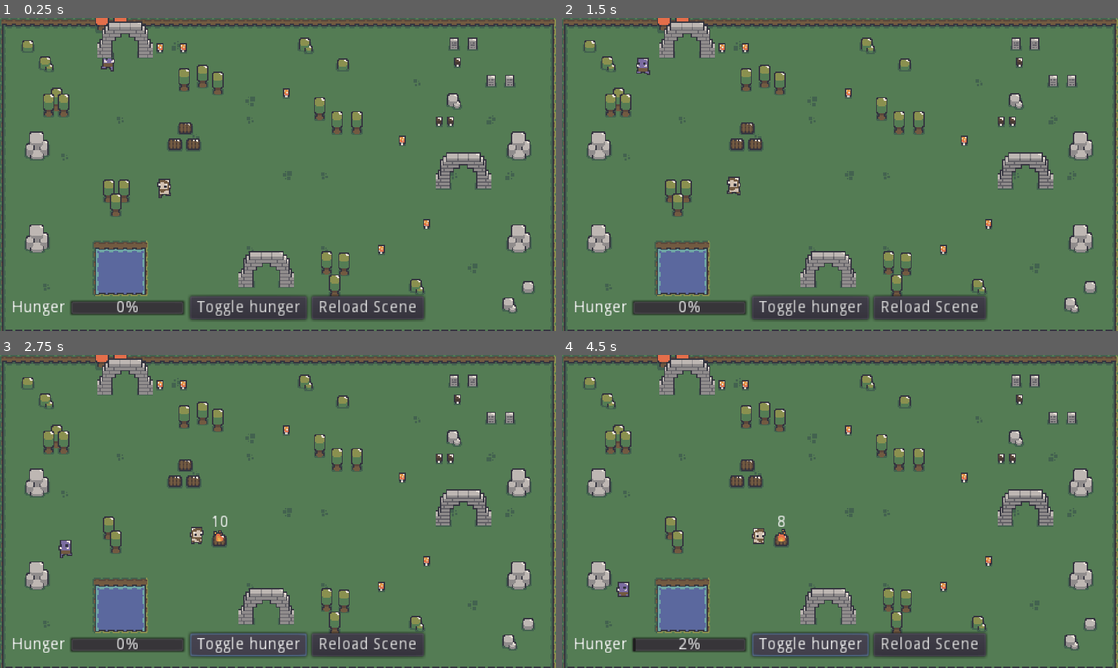
Above: before the commit, frames 1-4 (two rows, left to right).
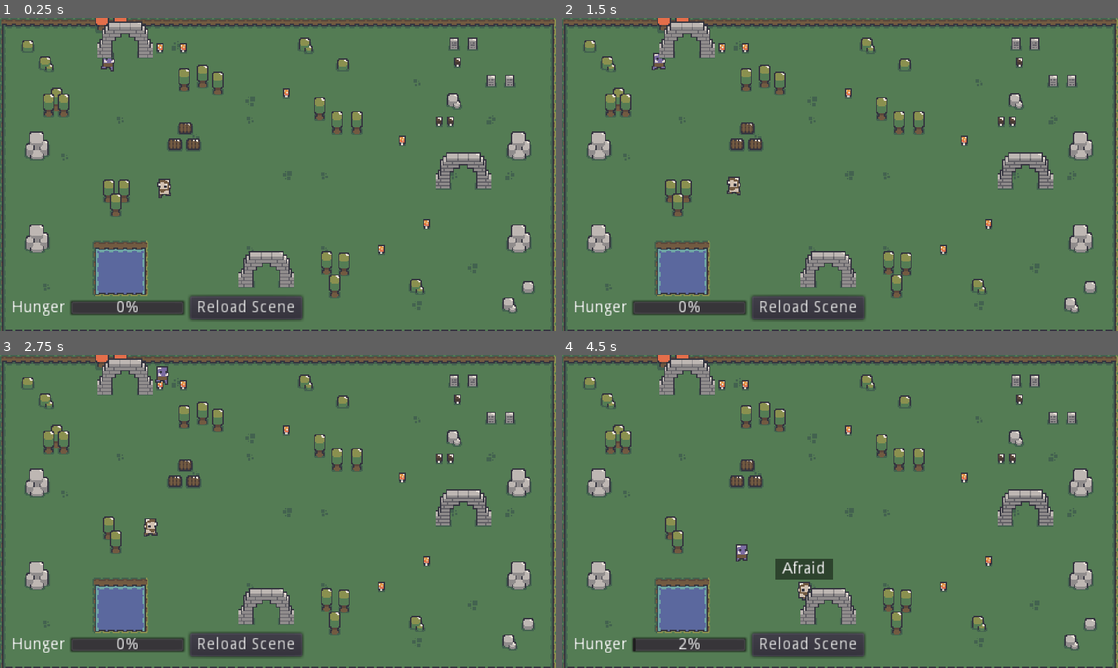
Above: after the commit, the same moments.

Repository: viniciusgerevini/godot-goap
Game: Godot game, scene res://scenes/main.tscn
Two runs of this game, one before a commit and one after it. Both use one fixed random seed, a clock stepped at 60 frames per second and the inputs below.
Inputs (mouse positions are in pixels of both pictures, inside the frame that each line leads up to):
- Up to frame 1 (0.25 s): no input
- Up to frame 2 (1.5 s): click (812, 309) at 0.5 s, where only the run before the commit has a clickable "Toggle hunger"; click "Reload Scene" at 1.25 s
- Up to frame 3 (2.75 s): click (250, 646) at 2 s, where only the run before the commit has a clickable "Toggle hunger"
- Up to frame 4 (4.5 s): click (812, 646) at 2.75 s, where only the run before the commit has a clickable "Toggle hunger"

The runs differ from the first frame. In frame 1, 2.1% of the frame differs, in the area x 35-77%, y 88-97%; in frame 2, 2.3%; in frame 3, 3.0%; in frame 4, 3.6%, in the area x 9-77%, y 51-97%.

Commit message:
calm down logic and labels

Diff:
--- a/goap/actions/calm_down.gd
+++ b/goap/actions/calm_down.gd
@@ -11,12 +11,16 @@
 
 
 func get_preconditions() -> Dictionary:
-  return {}
+  return {
+    "protected": true
+  }
 
 
 func get_effects() -> Dictionary:
-  return {}
+  return {
+    "is_frightened": false
+  }
 
 
 func perform(actor, delta) -> bool:
-  return false
+  return actor.calm_down()
--- a/goap/actions/find_cover.gd
+++ b/goap/actions/find_cover.gd
@@ -15,8 +15,33 @@
 
 
 func get_effects() -> Dictionary:
-  return {}
+  return {
+    "protected": true
+  }
 
 
 func perform(actor, delta) -> bool:
+  var closest_cover = _get_closest_cover(actor)
+
+  if closest_cover == null:
+    return false
+
+  if closest_cover.position.distance_to(actor.position) < 1:
+    return true
+
+  actor.move_to(actor.position.direction_to(closest_cover.position), delta)
   return false
+
+
+func _get_closest_cover(actor):
+  var covers = WorldState.get_elements("cover")
+  var closest_cover
+  var closest_distance = 10000000
+
+  for cover in covers:
+    var distance = actor.position.distance_to(cover.position)
+    if  distance < closest_distance:
+      closest_distance = distance
+      closest_cover = cover
+
+  return closest_cover
--- a/scenes/main.gd
+++ b/scenes/main.gd
@@ -12,13 +12,6 @@
   WorldState.set_state("hunger", _hunger_field.value)
 
 
-func _on_toggle_hunger_pressed():
-  if $hunger_timer.is_stopped():
-    $hunger_timer.start()
-  else:
-    $hunger_timer.stop()
-
-
 func _on_reload_pressed():
   WorldState.clear_state()
   self.get_tree().reload_current_scene()
--- a/scenes/main.tscn
+++ b/scenes/main.tscn
@@ -553,15 +553,9 @@
 rect_min_size = Vector2( 100, 0 )
 size_flags_vertical = 4
 
-[node name="toggle_hunger" type="Button" parent="HUD/VBoxContainer/MarginContainer/HBoxContainer"]
+[node name="reload" type="Button" parent="HUD/VBoxContainer/MarginContainer/HBoxContainer"]
 margin_left = 154.0
-margin_right = 255.0
-margin_bottom = 20.0
-text = "Toggle hunger"
-
-[node name="reload" type="Button" parent="HUD/VBoxContainer/MarginContainer/HBoxContainer"]
-margin_left = 259.0
-margin_right = 356.0
+margin_right = 251.0
 margin_bottom = 20.0
 text = "Reload Scene"
 
@@ -580,5 +574,4 @@
 position = Vector2( 189.468, 165.449 )
 
 [connection signal="timeout" from="hunger_timer" to="." method="_on_hanger_timer_timeout"]
-[connection signal="pressed" from="HUD/VBoxContainer/MarginContainer/HBoxContainer/toggle_hunger" to="." method="_on_toggle_hunger_pressed"]
 [connection signal="pressed" from="HUD/VBoxContainer/MarginContainer/HBoxContainer/reload" to="." method="_on_reload_pressed"]
--- a/scenes/satyr.gd
+++ b/scenes/satyr.gd
@@ -15,6 +15,9 @@
 
 
 func _process(delta):
+  $labels/afraid_label.visible = WorldState.get_state("is_frightened", false)
+  $labels/hungry_label.visible = WorldState.get_state("hunger", 0) >= 50
+
   if not is_moving:
     $body.play("idle")
   is_moving = false
@@ -37,7 +40,6 @@
     return
 
   $body.flip_h = false
-  $RayCast2D.cast_to *= -1
 
 
 func turn_left():
@@ -45,8 +47,26 @@
     return
 
   $body.flip_h = true
-  $RayCast2D.cast_to *= -1
 
 
 func chop_tree(tree):
   return tree.chop()
+
+
+func calm_down():
+  if WorldState.get_state("is_frightened") == false:
+    return true
+
+  if $calm_down_timer.is_stopped():
+    $calm_down_timer.start()
+
+  return false
+
+
+func _on_detection_radius_body_entered(body):
+  if body.is_in_group("troll"):
+    WorldState.set_state("is_frightened", true)
+
+
+func _on_calm_down_timer_timeout():
+  WorldState.set_state("is_frightened", false)
--- a/scenes/satyr.tscn
+++ b/scenes/satyr.tscn
@@ -72,6 +72,16 @@
 [sub_resource type="RectangleShape2D" id=14]
 extents = Vector2( 5.08686, 7.07948 )
 
+[sub_resource type="CircleShape2D" id=15]
+radius = 54.6939
+
+[sub_resource type="StyleBoxFlat" id=16]
+content_margin_left = 2.0
+content_margin_right = 3.0
+content_margin_top = 2.0
+content_margin_bottom = 2.0
+bg_color = Color( 0, 0, 0, 0.462745 )
+
 [node name="satyr" type="KinematicBody2D"]
 script = ExtResource( 2 )
 
@@ -79,15 +89,60 @@
 position = Vector2( 0, -12 )
 frames = SubResource( 13 )
 animation = "idle"
-frame = 1
 playing = true
 
 [node name="CollisionShape2D" type="CollisionShape2D" parent="."]
 position = Vector2( 0, -7 )
 shape = SubResource( 14 )
 
-[node name="RayCast2D" type="RayCast2D" parent="."]
+[node name="detection_radius" type="Area2D" parent="."]
 position = Vector2( 0, -7 )
-enabled = true
-cast_to = Vector2( 10, 0 )
-collision_mask = 6
+collision_mask = 2
+
+[node name="CollisionShape2D" type="CollisionShape2D" parent="detection_radius"]
+shape = SubResource( 15 )
+
+[node name="calm_down_timer" type="Timer" parent="."]
+wait_time = 5.0
+one_shot = true
+
+[node name="labels" type="VBoxContainer" parent="."]
+margin_left = -25.0
+margin_top = -58.0
+margin_right = 25.0
+margin_bottom = -18.0
+grow_horizontal = 0
+grow_vertical = 0
+rect_min_size = Vector2( 50, 40 )
+custom_constants/separation = 2
+alignment = 2
+__meta__ = {
+"_edit_use_anchors_": false
+}
+
+[node name="hungry_label" type="Label" parent="labels"]
+visible = false
+margin_top = 2.0
+margin_right = 50.0
+margin_bottom = 20.0
+custom_styles/normal = SubResource( 16 )
+text = "Hungry"
+align = 1
+__meta__ = {
+"_edit_use_anchors_": false
+}
+
+[node name="afraid_label" type="Label" parent="labels"]
+visible = false
+margin_top = 22.0
+margin_right = 50.0
+margin_bottom = 40.0
+custom_styles/normal = SubResource( 16 )
+text = "Afraid"
+align = 1
+__meta__ = {
+"_edit_use_anchors_": false
+}
+
+[connection signal="body_entered" from="detection_radius" to="." method="_on_detection_radius_body_entered"]
+[connection signal="timeout" from="calm_down_timer" to="." method="_on_calm_down_timer_timeout"]
--- a/scenes/troll.tscn
+++ b/scenes/troll.tscn
@@ -62,7 +62,6 @@
 position = Vector2( 0, -12 )
 frames = SubResource( 9 )
 animation = "idle"
-frame = 3
 playing = true
 
 [node name="CollisionShape2D" type="CollisionShape2D" parent="."]
Not shown: 1 places in scenes/satyr.tscn that only renumber resources
